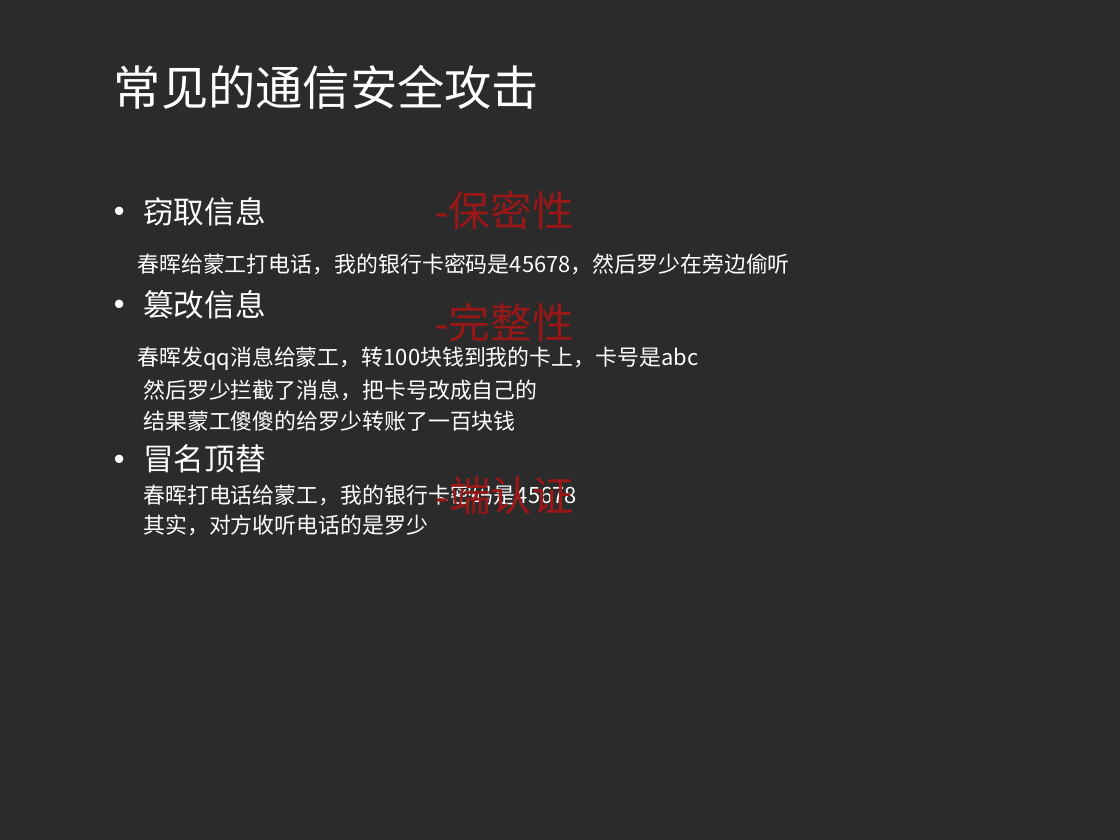
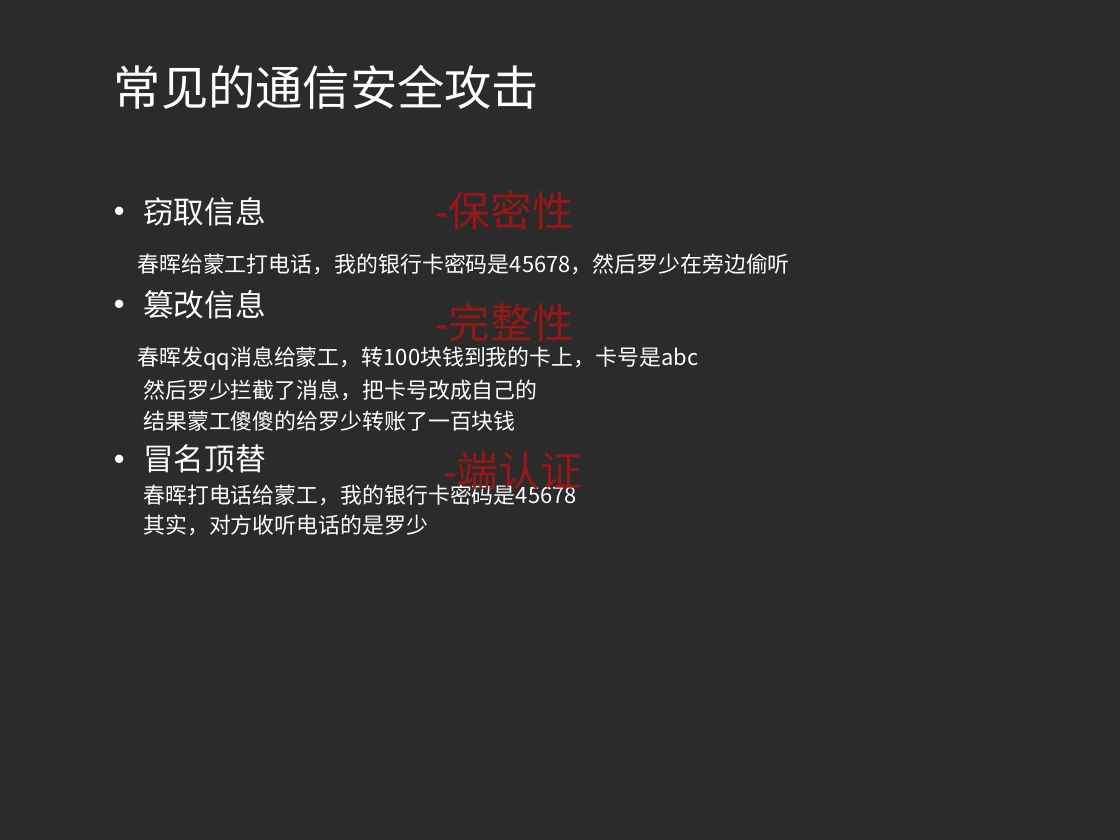
Before and after one commit to fuyongde/cademo, a slide deck: slide 4 of cademo/src/main/resources/认识HTTPS.pptx. Drawn at 1120x840 pixels with LibreOffice and Linux fonts; fonts in the diff are those of the drawing; background and template pictures are left out; a plain dark background stands for a picture behind light text. Boxes give left, top, right and bottom in pixels: in the first picture for what was removed or moved away, otherwise in the second. Text is boxed around its words. In the diff, an @@ line names an element or a change of style, - is before the commit and + after.

Commit message:
update

```diff
--- a/cademo/src/main/resources/认识HTTPS.pptx
+++ b/cademo/src/main/resources/认识HTTPS.pptx
@@ text "-端认证" rewrapped from (x1=435, y1=478, x2=574, y2=515) to (x1=443, y1=453, x2=582, y2=494) @@
```
Also in this commit, not shown: 2 other slides changed, 10 slides added, 3 slides removed.
